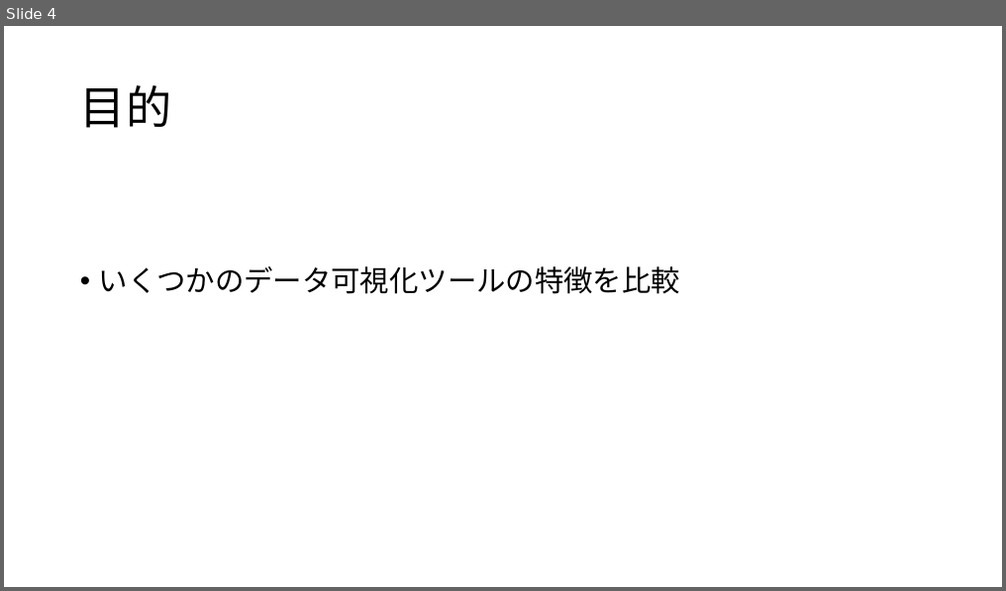
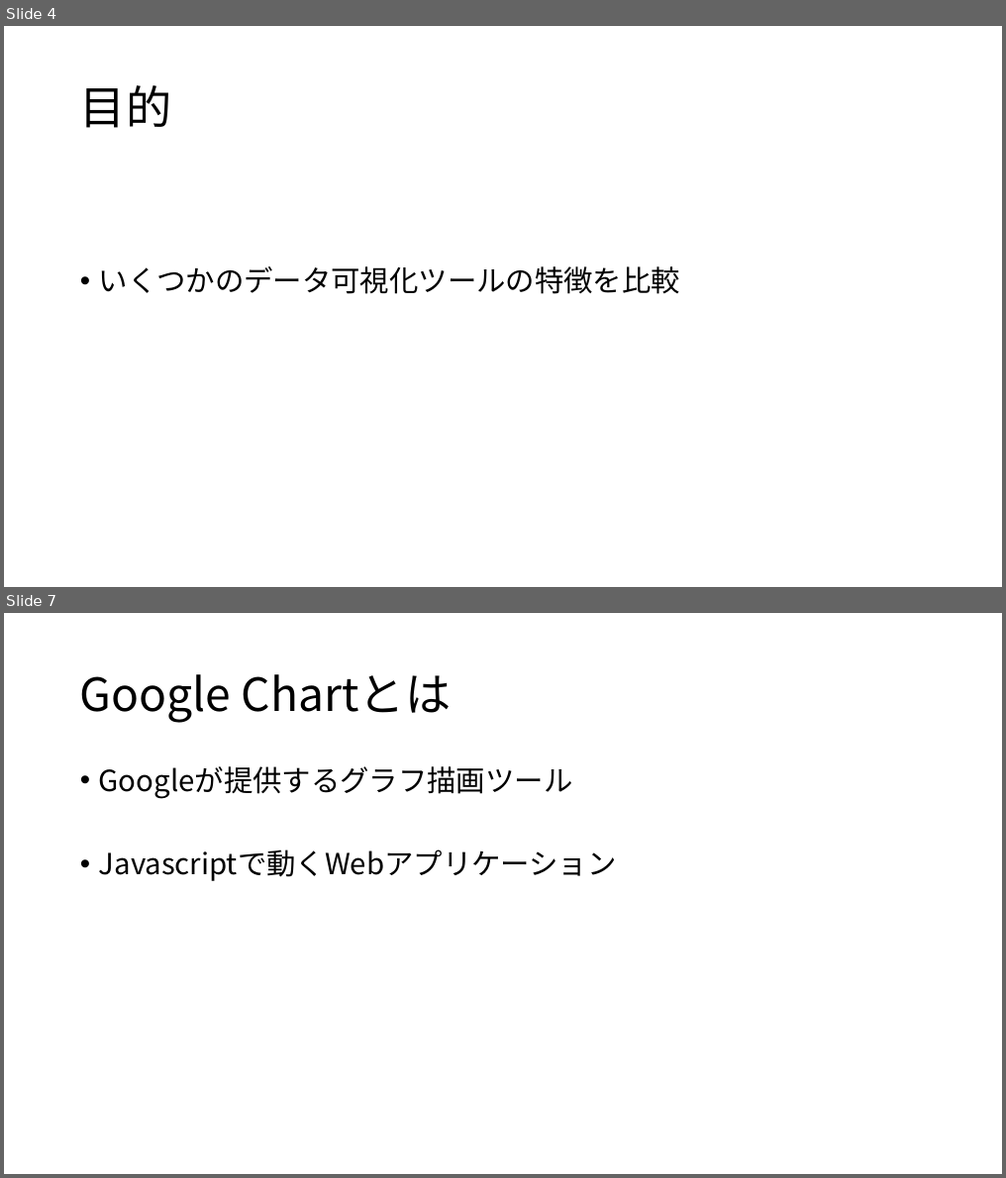
Before and after one commit to erevest-cobalt/3pro, a slide deck: 統計データの可視化.pptx. Shown one above the other, each under a label of ours: slide 4 before the commit, slides 4 and 7 after it; the slides between them are not shown. The pictures are 1006x591 and 1006x1178 pixels, drawn with LibreOffice and Linux fonts; fonts in the diff are those of the drawing. Boxes give left, top, right and bottom in pixels: in the first picture for what was removed or moved away, otherwise in the second. Text is boxed around its words. In the diff, an @@ line names an element or a change of style, - is before the commit and + after.

```diff
--- a/統計データの可視化.pptx
+++ b/統計データの可視化.pptx
@@ slide 7 added at [4, 613, 1002, 1174], background #FFFFFF @@
@@ title added at [80, 674, 451, 723], 44 pt, text #000000 @@
+Google Chartとは
@@ text added at [99, 766, 617, 881], 28 pt, text #000000 @@
+• Googleが提供するグラフ描画ツール
+• Javascriptで動くWebアプリケーション
```
Also in this commit, not shown: 3 slides changed, 4 other slides added, 3 slides removed.
